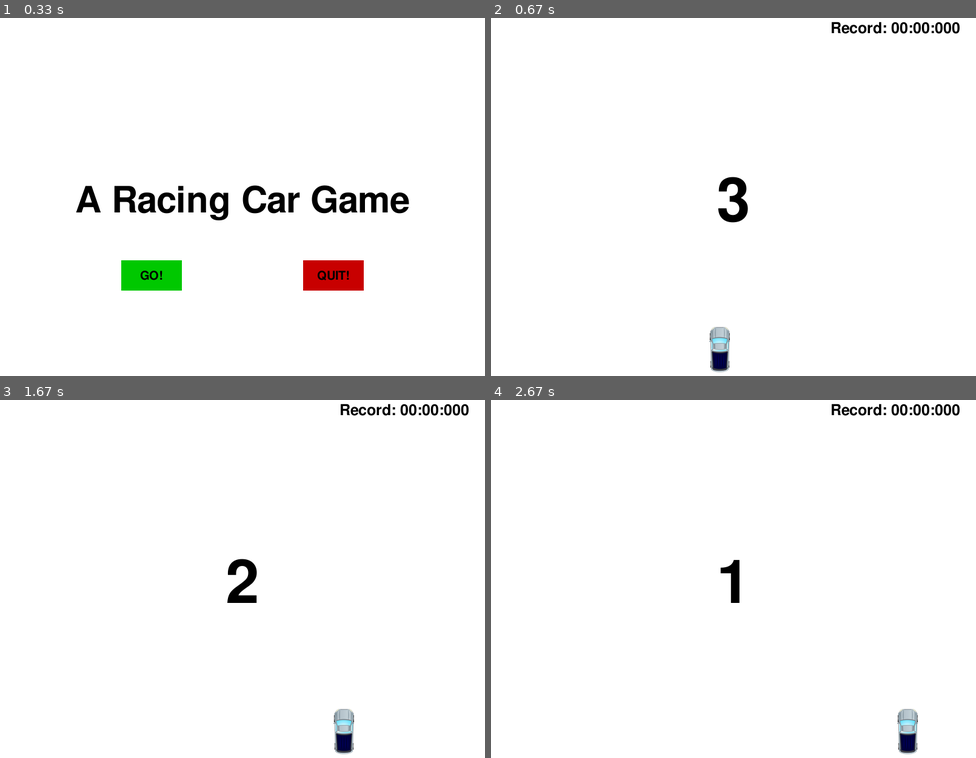
Above: before the commit, frames 1-4 (two rows, left to right).
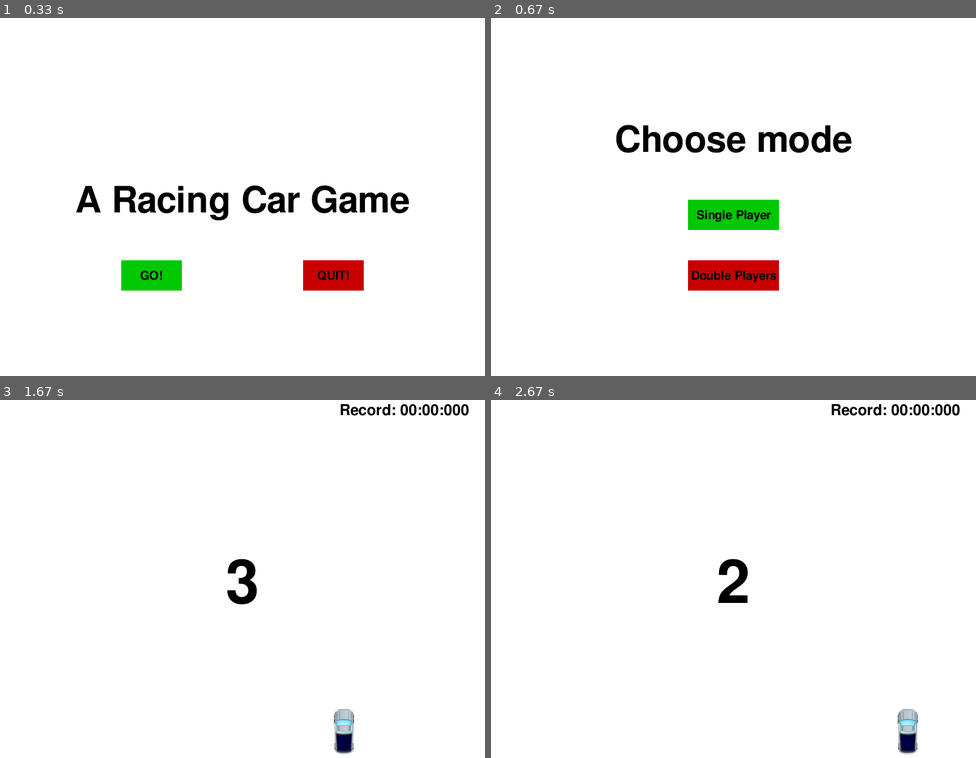
Above: after the commit, the same moments.

Repository: yan-ren/Pygame_playground
Game: pygame game, started from racing_car/racing.py
Two runs of this game, one before a commit and one after it. Both use one fixed random seed, a clock stepped at 60 frames per second and the inputs below.
Inputs (mouse positions are in pixels of both pictures, inside the frame that each line leads up to):
- Up to frame 1 (0.33 s): no input
- Up to frame 2 (0.67 s): click "GO!" at 0.38 s
- Up to frame 3 (1.67 s): click (242, 596) at 0.72 s, where only the run after the commit has a clickable "Single Player"; hold A 1-1.47 s; hold Right 1-1.47 s; move the mouse to (126, 586) at 1.03 s; hold D from 1.5 s (still down); hold Right from 1.5 s (still down)
- Up to frame 4 (2.67 s): release D at 1.97 s; release Right at 1.97 s; hold P 2-2.47 s; hold Right 2-2.47 s; click "Continue!" at 2.55 s

Frame 1 is identical in both runs. In frame 2, 5.9% of the frame differs, in the area x 25-97%, y 1-99%; in frame 3, 0.3%; in frame 4, 0.4%.

Commit message:
add basic two players mode

Diff:
--- a/racing_car/modules/car.py
+++ b/racing_car/modules/car.py
@@ -2,10 +2,10 @@
 
 
 class Car:
-    def __init__(self, img, x=0.45, y=0.8, x_move=0):
+    def __init__(self, img, x=constants.WINDOW_WIDTH * 0.45, y=constants.WINDOW_HEIGHT * 0.8, x_move=0):
         self.img = img
-        self.x = constants.WINDOW_WIDTH * x
-        self.y = constants.WINDOW_HEIGHT * y
+        self.x = x
+        self.y = y
         self.x_move = x_move
         self.x_start = self.x
         self.y_start = self.y
--- a/racing_car/modules/constants.py
+++ b/racing_car/modules/constants.py
@@ -11,3 +11,5 @@
 WINDOW_HEIGHT = 600
 MAX_SPEED = 40
 LEVEL_MAP = {1: 10, 2: 20, 3: 30, 4: 40, 5: 50}
+SINGLE_MODE = 1
+DOUBLE_MODE = 2
--- a/racing_car/modules/utils.py
+++ b/racing_car/modules/utils.py
@@ -19,7 +19,8 @@
     if current_speed > constants.MAX_SPEED:
         return constants.MAX_SPEED
     else:
-        return current_speed + level * 2
+        # return current_speed + level
+        return current_speed + 2
 
 
 def crash_detection(car, block):
--- a/racing_car/racing.py
+++ b/racing_car/racing.py
@@ -18,6 +18,7 @@
 start_time = None
 # game object
 car1 = None
+car2 = None
 block_list = []
 score = 0
 level = 1
@@ -120,6 +121,37 @@
         clock.tick(FPS)
 
 
+def frame_mode_menu():
+    start_game = False
+    btn_width = 150
+    btn_height = 50
+    single_btn_x = WINDOW_WIDTH / 2 - btn_width / 2
+    double_btn_x = WINDOW_WIDTH / 2 - btn_width / 2
+    single_btn_y = WINDOW_HEIGHT / 6 * 3
+    double_btn_y = WINDOW_HEIGHT / 6 * 4
+
+    while not start_game:
+        # event handling
+        for event in pygame.event.get():
+            if event.type == pygame.QUIT:
+                pygame.quit()
+                sys.exit()
+
+        # display
+        display.fill(WHITE)
+        display_message("Choose mode", 60, WINDOW_WIDTH / 2, WINDOW_HEIGHT / 3)
+        clicked = display_button(single_btn_x, single_btn_y, btn_width, btn_height, "Single Player", DARK_GREEN, GREEN)
+        if clicked:
+            return SINGLE_MODE
+        clicked = display_button(double_btn_x, double_btn_y, btn_width, btn_height, "Double Players", DARK_RED, RED)
+        if clicked:
+            return DOUBLE_MODE
+        pygame.display.update()
+
+        # FPS
+        clock.tick(FPS)
+
+
 def frame_pause():
     paused = True
     btn_width = 100
@@ -183,7 +215,6 @@
         # display
         clicked = display_button(play_btn_x, play_btn_y, btn_width, btn_height, "Play Again!", DARK_GREEN, GREEN)
         if clicked:
-            crashed = False
             return False
         clicked = display_button(quit_btn_x, quit_btn_y, btn_width, btn_height, "QUIT!", DARK_RED, RED)
         if clicked:
@@ -197,15 +228,137 @@
         clock.tick(FPS)
 
 
-def frame_countdown():
-    global car1
-    left_key_pressed = right_key_pressed = False
+def frame_countdown(game_type):
+    global car1, car2
+    car1_left_key_pressed = car1_right_key_pressed = False
+    car2_left_key_pressed = car2_right_key_pressed = False
     start_tick = pygame.time.get_ticks()
     # this list holds display words, one word shows 1s, need '' at the beginning for second element can show for 1s
     countdown_text = ['', 'Game Start!', '1', '2', '3']
     current_display = countdown_text.pop()
 
     while len(countdown_text) != 0:
+        # event handling
+        for event in pygame.event.get():
+            if event.type == pygame.QUIT:
+                pygame.quit()
+                sys.exit()
+            if event.type == pygame.KEYDOWN:
+                if event.key == pygame.K_p:
+                    frame_pause()
+                if event.key == pygame.K_LEFT:
+                    car1_left_key_pressed = True
+                    car1.x_move = -5
+                elif event.key == pygame.K_RIGHT:
+                    car1_right_key_pressed = True
+                    car1.x_move = 5
+                if event.key == pygame.K_a:
+                    car2_left_key_pressed = True
+                    car2.x_move = -5
+                elif event.key == pygame.K_d:
+                    car2_right_key_pressed = True
+                    car2.x_move = 5
+
+            if event.type == pygame.KEYUP:
+                if event.key == pygame.K_RIGHT and car1_left_key_pressed:
+                    car1_right_key_pressed = False
+                    car1.x_move = -5
+                elif event.key == pygame.K_RIGHT:
+                    car1_right_key_pressed = False
+                    car1.x_move = 0
+                if event.key == pygame.K_LEFT and car1_right_key_pressed:
+                    car1_left_key_pressed = False
+                    car1.x_move = 5
+                elif event.key == pygame.K_LEFT:
+                    car1_left_key_pressed = False
+                    car1.x_move = 0
+                if event.key == pygame.K_d and car2_left_key_pressed:
+                    car2_right_key_pressed = False
+                    car2.x_move = -5
+                elif event.key == pygame.K_d:
+                    car2_right_key_pressed = False
+                    car2.x_move = 0
+                if event.key == pygame.K_a and car2_right_key_pressed:
+                    car2_left_key_pressed = False
+                    car2.x_move = 5
+                elif event.key == pygame.K_a:
+                    car2_left_key_pressed = False
+                    car2.x_move = 0
+
+        car1.change_x()
+        car2.change_x()
+        # movement variable handling
+        # car stops on edge
+        if car1.x < 0 or car1.x > (WINDOW_WIDTH - car1.get_width()):
+            car1.x_move = 0
+        if car2.x < 0 or car2.x > (WINDOW_WIDTH - car2.get_width()):
+            car2.x_move = 0
+
+        # countdown ticker
+        current_tick = pygame.time.get_ticks()
+        if (current_tick - start_tick) / 1000 > 1:
+            start_tick = current_tick
+            current_display = countdown_text.pop()
+
+        # display
+        display.fill(WHITE)
+        display_message(current_display, 100, WINDOW_WIDTH / 2, WINDOW_HEIGHT / 2)
+        display_car(car1)
+        if game_type == DOUBLE_MODE:
+            display_car(car2)
+        display_record(utils.convert_time(highest_record))
+        pygame.display.update()
+
+        # FPS
+        clock.tick(FPS)
+
+    # set global start timer
+    globals()['start_time'] = pygame.time.get_ticks()
+
+
+def game_init(game_type):
+    if game_type == SINGLE_MODE:
+        globals()['car1'] = Car(pygame.image.load('img/car2.png').convert_alpha(), WINDOW_WIDTH * 0.45, WINDOW_HEIGHT * 0.85, 0)
+        globals()['car2'] = Car(pygame.image.load('img/car2.png').convert_alpha(), WINDOW_WIDTH * 0.45, WINDOW_HEIGHT * 0.85, 0)
+    elif game_type == DOUBLE_MODE:
+        globals()['car1'] = Car(pygame.image.load('img/car2.png').convert_alpha(), WINDOW_WIDTH * 0.75, WINDOW_HEIGHT * 0.85, 0)
+        globals()['car2'] = Car(pygame.image.load('img/car2.png').convert_alpha(), WINDOW_WIDTH * 0.25, WINDOW_HEIGHT * 0.85, 0)
+    if len(globals()['block_list']) == 0:
+        globals()['block_list'].append(Block(pygame.image.load('img/brick-1.png').convert_alpha(),
+                                             random.randint(0, WINDOW_WIDTH), -WINDOW_HEIGHT, 5))
+        globals()['block_list'].append(Block(pygame.image.load('img/brick-1.png').convert_alpha(),
+                                             random.randint(0, WINDOW_WIDTH), -WINDOW_HEIGHT, 5))
+        globals()['block_list'].append(Block(pygame.image.load('img/brick-1.png').convert_alpha(),
+                                             random.randint(0, WINDOW_WIDTH), -WINDOW_HEIGHT, 5))
+    else:
+        for b in globals()['block_list']:
+            b.restore()
+    globals()['score'] = 0
+    globals()['level'] = 1
+
+    frame_countdown(game_type)
+    pygame.mixer.music.play(-1)
+
+
+def check_crash(car, blocks):
+    for b in blocks:
+        if utils.crash_detection(car, b) and b.attached is None:
+            b.attached = car
+            return True
+        elif not utils.crash_detection(car, b):
+            b.attached = None
+    return False
+
+
+def single_game_loop():
+    global score, level, car1, block_list
+    # key lock
+    left_key_pressed = False
+    right_key_pressed = False
+    game_exit = False
+
+    while not game_exit:
+        level_up = False
         # event handling
         for event in pygame.event.get():
             if event.type == pygame.QUIT:
@@ -235,99 +388,6 @@
                     left_key_pressed = False
                     car1.x_move = 0
 
-        # movement variable handling
-        # car stops on edge
-        if car1.x < 0 or car1.x > (WINDOW_WIDTH - car1.get_width()):
-            car1.x_move = 0
-        car1.change_x()
-
-        # countdown ticker
-        current_tick = pygame.time.get_ticks()
-        if (current_tick - start_tick) / 1000 > 1:
-            start_tick = current_tick
-            current_display = countdown_text.pop()
-
-        # display
-        display.fill(WHITE)
-        display_message(current_display, 100, WINDOW_WIDTH / 2, WINDOW_HEIGHT / 2)
-        display_car(car1)
-        display_record(utils.convert_time(highest_record))
-        pygame.display.update()
-
-        # FPS
-        clock.tick(FPS)
-
-    # set global start timer
-    globals()['start_time'] = pygame.time.get_ticks()
-
-
-def game_init():
-    globals()['car1'] = Car(pygame.image.load('img/car2.png').convert_alpha(), 0.45, 0.85, 0)
-    if len(globals()['block_list']) == 0:
-        globals()['block_list'].append(Block(pygame.image.load('img/brick-1.png').convert_alpha(),
-                                             random.randint(0, WINDOW_WIDTH), -WINDOW_HEIGHT, 3))
-        globals()['block_list'].append(Block(pygame.image.load('img/brick-1.png').convert_alpha(),
-                                             random.randint(0, WINDOW_WIDTH), -WINDOW_HEIGHT, 5))
-        globals()['block_list'].append(Block(pygame.image.load('img/brick-1.png').convert_alpha(),
-                                             random.randint(0, WINDOW_WIDTH), -WINDOW_HEIGHT, 7))
-    else:
-        for b in globals()['block_list']:
-            b.restore()
-    globals()['score'] = 0
-    globals()['level'] = 1
-
-    frame_countdown()
-    pygame.mixer.music.play(-1)
-
-
-def check_crash(car, blocks):
-    for b in blocks:
-        if utils.crash_detection(car, b) and b.attached is None:
-            b.attached = car
-            return True
-        elif not utils.crash_detection(car, b):
-            b.attached = None
-    return False
-
-
-def game_loop():
-    game_init()
-    global score, level, car1, block_list
-    # key lock
-    left_key_pressed = False
-    right_key_pressed = False
-    game_exit = False
-
-    while not game_exit:
-        level_up = False
-        # event handling
-        for event in pygame.event.get():
-            if event.type == pygame.QUIT:
-                game_exit = True
-            if event.type == pygame.KEYDOWN:
-                if event.key == pygame.K_LEFT:
-                    left_key_pressed = True
-                    car1.x_move = -5
-                elif event.key == pygame.K_RIGHT:
-                    right_key_pressed = True
-                    car1.x_move = 5
-                elif event.key == pygame.K_p:
-                    frame_pause()
-
-            if event.type == pygame.KEYUP:
-                if event.key == pygame.K_RIGHT and left_key_pressed:
-                    right_key_pressed = False
-                    car1.x_move = -5
-                elif event.key == pygame.K_RIGHT:
-                    right_key_pressed = False
-                    car1.x_move = 0
-                if event.key == pygame.K_LEFT and right_key_pressed:
-                    left_key_pressed = False
-                    car1.x_move = 5
-                elif event.key == pygame.K_LEFT:
-                    left_key_pressed = False
-                    car1.x_move = 0
-
         # movement variable
         car1.change_x()
         for b in block_list:
@@ -340,13 +400,12 @@
         # car crashes on blocks
         if check_crash(car1, block_list):
             car1.life = car1.life - 1
-            if car1.life < 0 and not frame_crash(current_time):
-                # frame_crash() return False, restart game
-                game_init()
+            if car1.life < 0:
+                return current_time
         # block passes car, initialize block position
         for b in block_list:
             if b.y > WINDOW_HEIGHT:
-                b.y = -WINDOW_HEIGHT
+                b.y = random.randint(-WINDOW_HEIGHT, 0)
                 b.x = random.randint(0, WINDOW_WIDTH)
                 score += 1
                 level = utils.calculate_level(score)
@@ -373,8 +432,138 @@
         clock.tick(FPS)
 
 
+def double_game_loop():
+    global score, level, car1, car2, block_list
+    # key lock
+    car1_left_key_pressed = False
+    car1_right_key_pressed = False
+    car2_left_key_pressed = False
+    car2_right_key_pressed = False
+    # display lock
+    display_car1 = True
+    display_car2 = True
+    game_exit = False
+
+    while not game_exit:
+        level_up = False
+        # event handling
+        for event in pygame.event.get():
+            if event.type == pygame.QUIT:
+                pygame.quit()
+                sys.exit()
+            if event.type == pygame.KEYDOWN:
+                if event.key == pygame.K_p:
+                    frame_pause()
+                if event.key == pygame.K_LEFT:
+                    car1_left_key_pressed = True
+                    car1.x_move = -5
+                elif event.key == pygame.K_RIGHT:
+                    car1_right_key_pressed = True
+                    car1.x_move = 5
+                if event.key == pygame.K_a:
+                    car2_left_key_pressed = True
+                    car2.x_move = -5
+                elif event.key == pygame.K_d:
+                    car2_right_key_pressed = True
+                    car2.x_move = 5
+            if event.type == pygame.KEYUP:
+                if event.key == pygame.K_RIGHT and car1_left_key_pressed:
+                    car1_right_key_pressed = False
+                    car1.x_move = -5
+                elif event.key == pygame.K_RIGHT:
+                    car1_right_key_pressed = False
+                    car1.x_move = 0
+                if event.key == pygame.K_LEFT and car1_right_key_pressed:
+                    car1_left_key_pressed = False
+                    car1.x_move = 5
+                elif event.key == pygame.K_LEFT:
+                    car1_left_key_pressed = False
+                    car1.x_move = 0
+                if event.key == pygame.K_d and car2_left_key_pressed:
+                    car2_right_key_pressed = False
+                    car2.x_move = -5
+                elif event.key == pygame.K_d:
+                    car2_right_key_pressed = False
+                    car2.x_move = 0
+                if event.key == pygame.K_a and car2_right_key_pressed:
+                    car2_left_key_pressed = False
+                    car2.x_move = 5
+                elif event.key == pygame.K_a:
+                    car2_left_key_pressed = False
+                    car2.x_move = 0
+
+        # movement variable
+        car1.change_x()
+        car2.change_x()
+        for b in block_list:
+            b.change_y()
+
+        # movement variable handling
+        # car stops on edge
+        if car1.x < 0 or car1.x > (WINDOW_WIDTH - car1.get_width()):
+            car1.x_move = 0
+        if car2.x < 0 or car2.x > (WINDOW_WIDTH - car2.get_width()):
+            car2.x_move = 0
+        # car crashes on blocks
+        if check_crash(car1, block_list):
+            car1.life = car1.life - 1
+            if car1.life < 0:
+                display_car1 = False
+        if check_crash(car2, block_list):
+            car2.life = car2.life - 1
+            if car2.life < 0:
+                display_car2 = False
+        if not display_car1 and not display_car2:
+            return current_time
+        # block passes car, initialize block position
+        for b in block_list:
+            if b.y > WINDOW_HEIGHT:
+                b.y = random.randint(-WINDOW_HEIGHT, 0)
+                b.x = random.randint(0, WINDOW_WIDTH)
+                score += 1
+                level = utils.calculate_level(score)
+                level_up = utils.level_up(score)
+        # level up change
+        if level_up:
+            for b in block_list:
+                b.speed = utils.calculate_speed(b.speed, level)
+        # capture time
+        current_time = pygame.time.get_ticks()
+
+        # display
+        display.fill(WHITE)
+        if display_car1:
+            display_car(car1)
+        if display_car2:
+            display_car(car2)
+        display_block(block_list)
+        display_time(utils.convert_time(current_time - start_time))
+        display_level(level)
+        display_life(car1.life)
+        display_record(utils.convert_time(highest_record))
+        pygame.display.update()
+
+        # FPS
+        clock.tick(FPS)
+
+
 if __name__ == "__main__":
+    game_continue = True
+    game_type = SINGLE_MODE
     frame_start_menu()
-    game_loop()
+
+    while game_continue:
+        game_type = frame_mode_menu()
+        if game_type == SINGLE_MODE:
+            game_init(game_type)
+            current_time = single_game_loop()
+            if frame_crash(current_time):
+                game_continue = False
+        elif game_type == DOUBLE_MODE:
+            game_init(game_type)
+            current_time = double_game_loop()
+            if frame_crash(current_time):
+                game_continue = False
+
     pygame.quit()
     sys.exit()
Not shown, changed: racing_car/README.md
